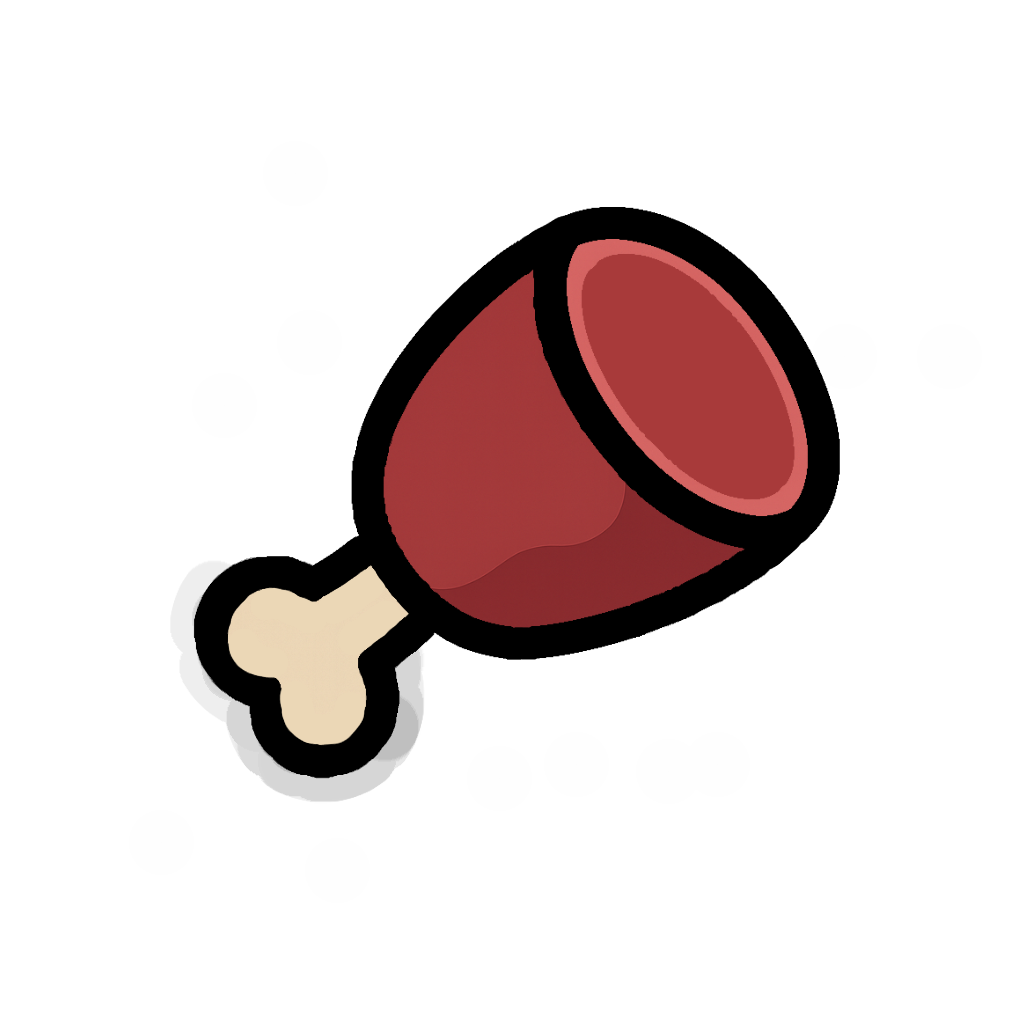
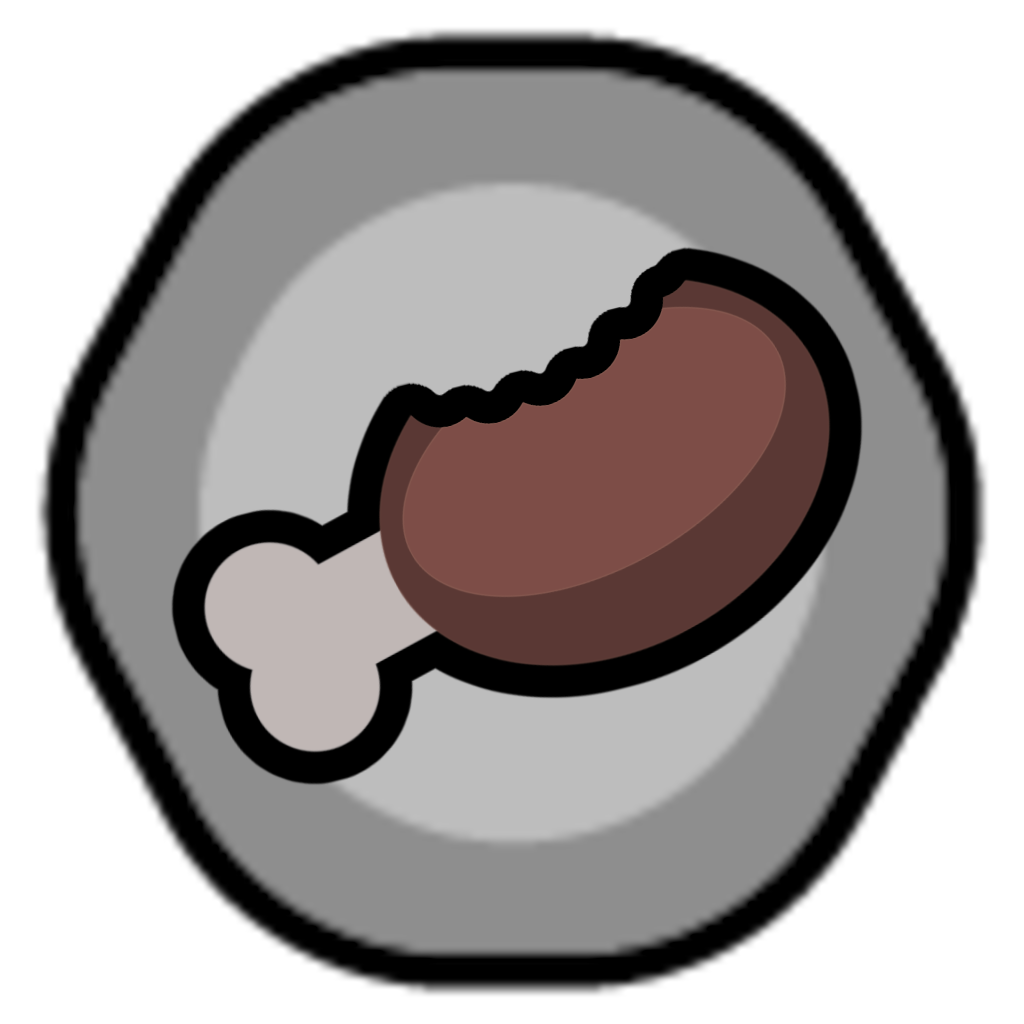
Layered file, before and after one edit (1024×1024). Changes by layer:
added layer "meat highlight with bite copy" (80%) above "meat highlight with bite" over [left=401, top=305, right=787, bottom=598]
added layer "meat highlight with bite" above "meat with bite copy" over [left=401, top=305, right=787, bottom=598]
added layer "meat with bite copy" (80%) above "meat with bite" over [left=378, top=278, right=831, bottom=667]
added layer "meat with bite" above "bone copy" over [left=378, top=278, right=831, bottom=667]
added layer "bone copy" (40%) above "bone" over [left=202, top=482, right=522, bottom=754]
added layer "bone" above "edge" over [left=202, top=482, right=522, bottom=754]
moved "edge" above "GeneBackground_Endogene.png", painted on it over [left=129, top=141, right=982, bottom=903]
renamed "ChatGPT Image Jun 17, 2025, 01_08_08 PM.png" to "GeneBackground_Endogene.png", painted on it over [left=35, top=27, right=989, bottom=997]
